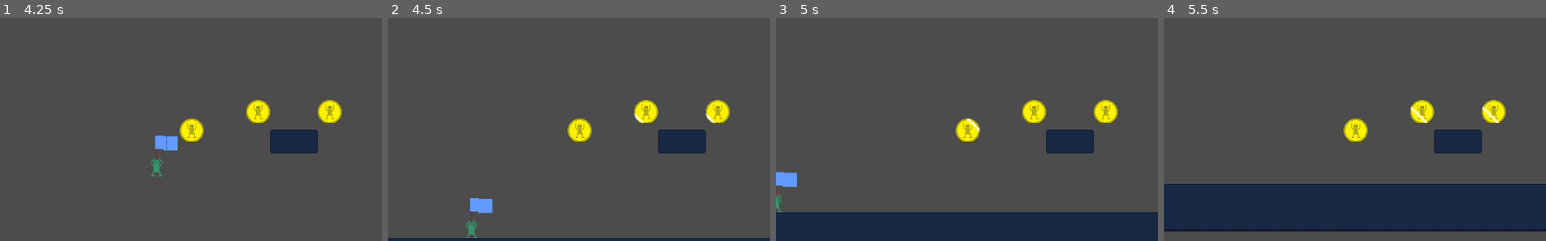
Above: before the commit, frames 1-4 (left to right).
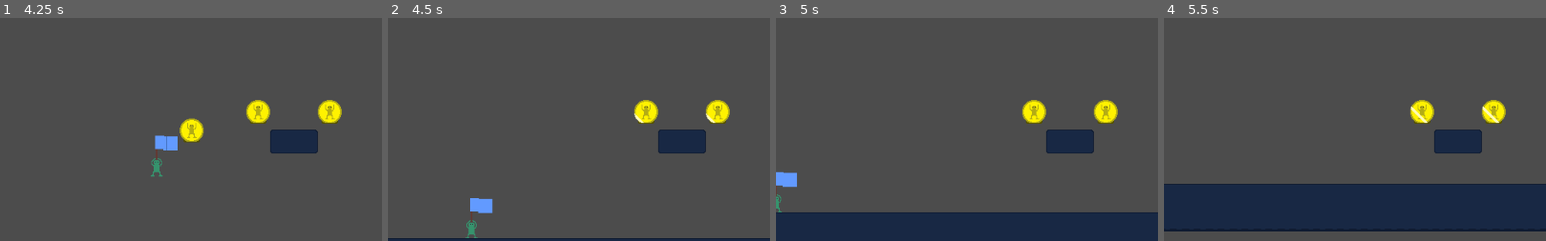
Above: after the commit, the same moments.

Repository: melo484b/flag-flipper
Game: Godot game, scene res://map/level.tscn
Same seed, same stepped clock (60 frames per second), same inputs: the game is played once before the commit and once after it.
Inputs:
- Up to frame 1 (4.25 s): tap Shift (sprint) every 0.75 s from 0.6 to 3.6 s; tap Space (jump) at 0.77, 1.52, 3.02, 3.77 s; hold R (reverse) 1.28-2.03 s; hold R (reverse) from 3.53 s (still down)
- Up to frame 2 (4.5 s): keep holding R (reverse); tap Shift (sprint) at 4.35 s
- Up to frame 3 (5 s): keep holding R (reverse); tap Space (jump) at 4.52 s
- Up to frame 4 (5.5 s): keep holding R (reverse); tap Shift (sprint) at 5.1 s
The pictures show only the part of the screen within x 40-90%, y 43-93%; the shares and areas given below are measured in that part.

Frame 1 is identical in both runs. In frame 2, 0.6% of the frame differs, in the area x 47-54%, y 44-56%; in frame 3, 0.6%; in frame 4, 0.6%.

Commit message:
Update collision layer and position

Diff:
--- a/object/death_zone.tscn
+++ b/object/death_zone.tscn
@@ -5,10 +5,12 @@
 [sub_resource type="RectangleShape2D" id=1]
 extents = Vector2( 704, 10 )
 
-[node name="death_area" type="Area2D"]
+[node name="death_area" type="Area2D" groups=["DEATH"]]
+collision_layer = 4
+collision_mask = 3
 script = ExtResource( 1 )
 
-[node name="CollisionShape2D" type="CollisionShape2D" parent="."]
+[node name="CollisionShape2D" type="CollisionShape2D" parent="." groups=["DEATH"]]
 position = Vector2( 512, 678 )
 shape = SubResource( 1 )
 
